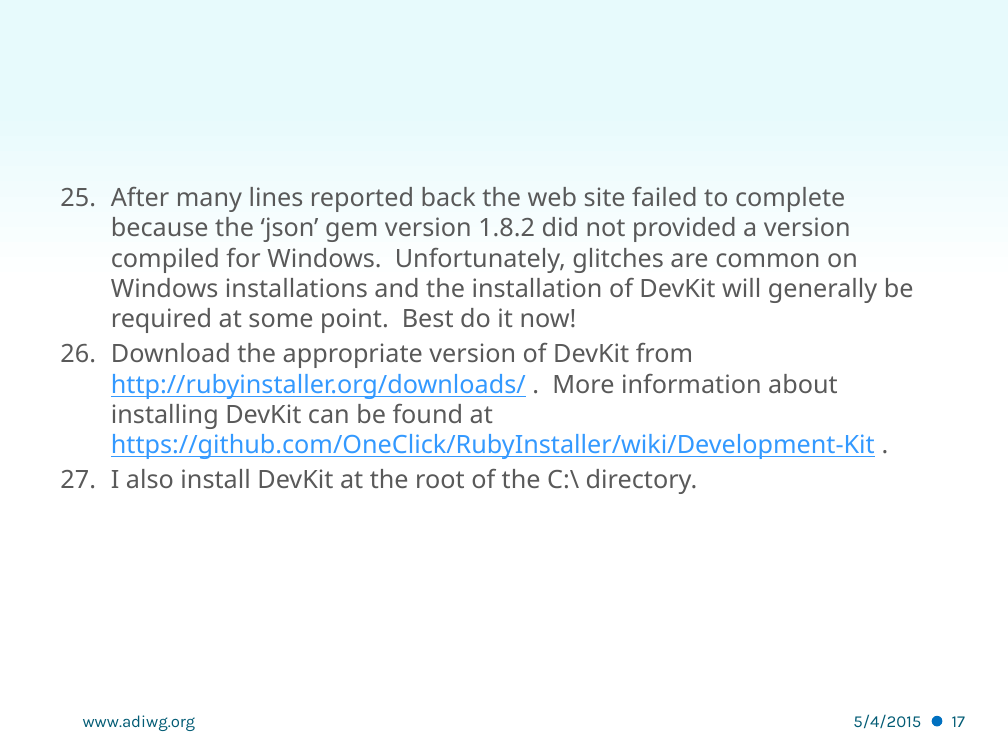
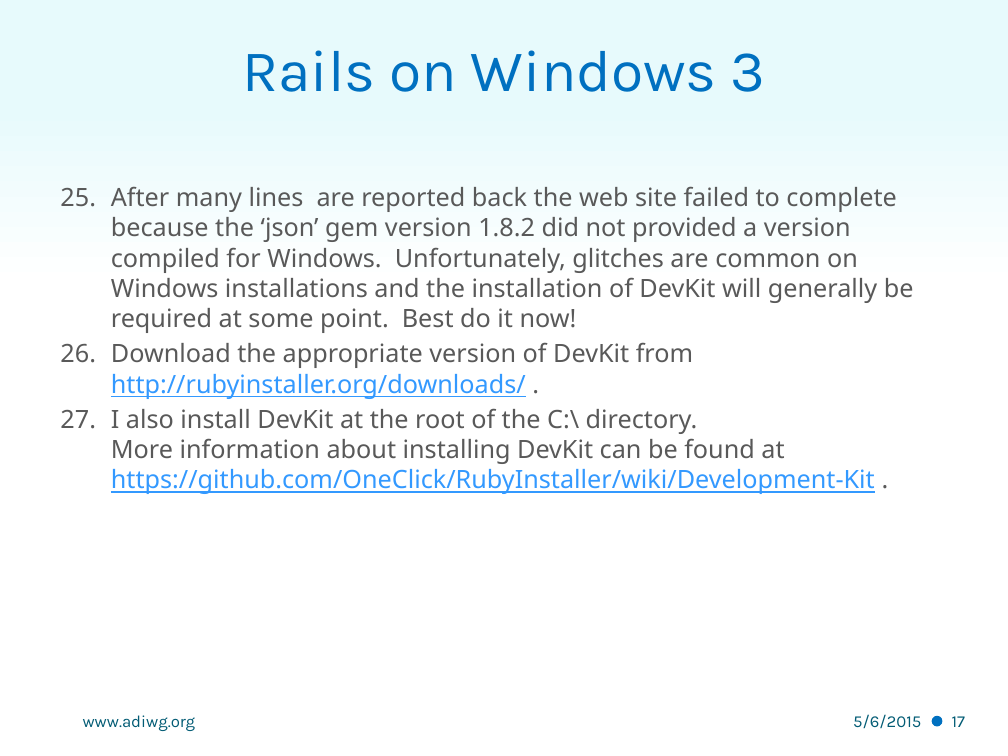
Before and after one commit to adiwg/mdWorkshop, a slide deck: slide 17 of S3 - Windows Installation.pptx. Drawn at 1008x756 pixels with LibreOffice and Linux fonts; fonts in the diff are those of the drawing; background and template pictures are left out. Boxes give left, top, right and bottom in pixels: in the first picture for what was removed or moved away, otherwise in the second. Text is boxed around its words. In the diff, an @@ line names an element or a change of style, - is before the commit and + after.

Commit message:
updated presentations

```diff
--- a/S3 - Windows Installation.pptx
+++ b/S3 - Windows Installation.pptx
@@ title added at box(242, 50, 766, 92), 42 pt, text #0070C0 @@
+Rails on Windows 3
@@ text at box(111, 186, 914, 494): text changed @@
-25. After many lines reported back the web site failed to complete because the ‘json’ gem version 1.8.2 did not provided a version compiled for Windows. Unfortunately, glitches are common on Windows installations and the installation of DevKit will generally be required at some point. Best do it now!
-26. Download the appropriate version of DevKit from http://rubyinstaller.org/downloads/ . More information about installing DevKit can be found at https://github.com/OneClick/RubyInstaller/wiki/Development-Kit .
-27. I also install DevKit at the root of the C:\ directory.
+25. After many lines are reported back the web site failed to complete because the ‘json’ gem version 1.8.2 did not provided a version compiled for Windows. Unfortunately, glitches are common on Windows installations and the installation of DevKit will generally be required at some point. Best do it now!
+26. Download the appropriate version of DevKit from http://rubyinstaller.org/downloads/ .
+27. I also install DevKit at the root of the C:\ directory.
+    More information about installing DevKit can be found at https://github.com/OneClick/RubyInstaller/wiki/Development-Kit .
@@ text at box(853, 714, 921, 729): text changed @@
-5/4/2015
+5/6/2015
```
Also in this commit, not shown: 24 other slides changed, 3 other files.
